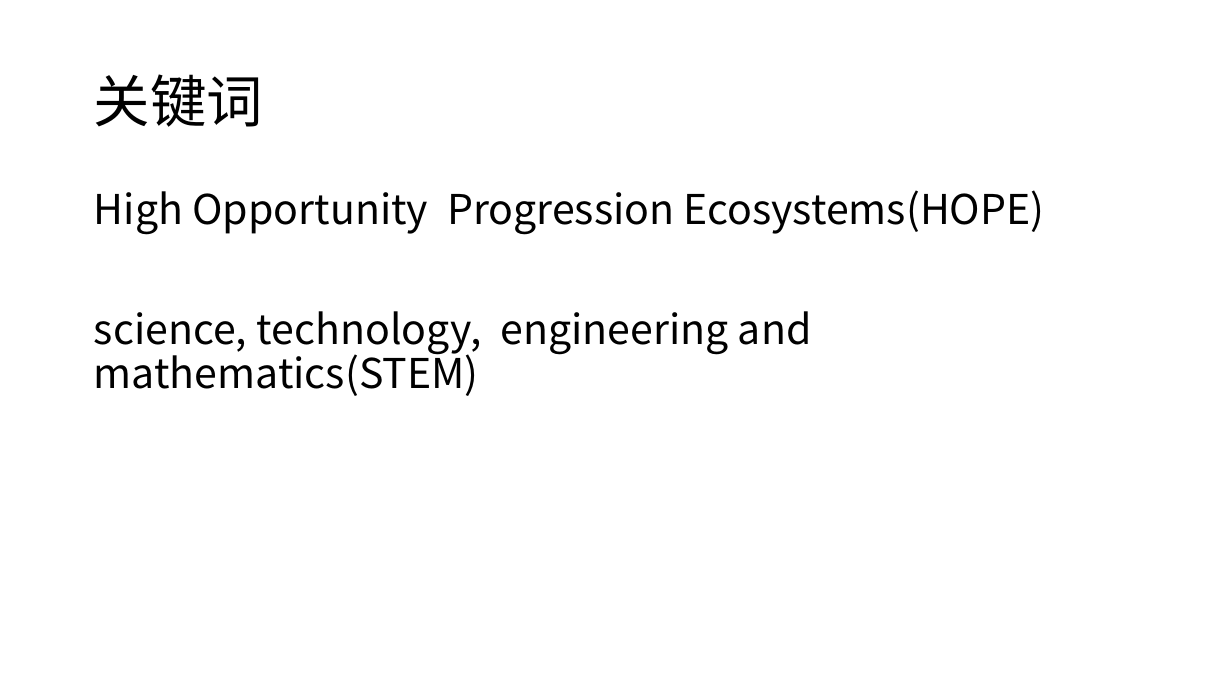
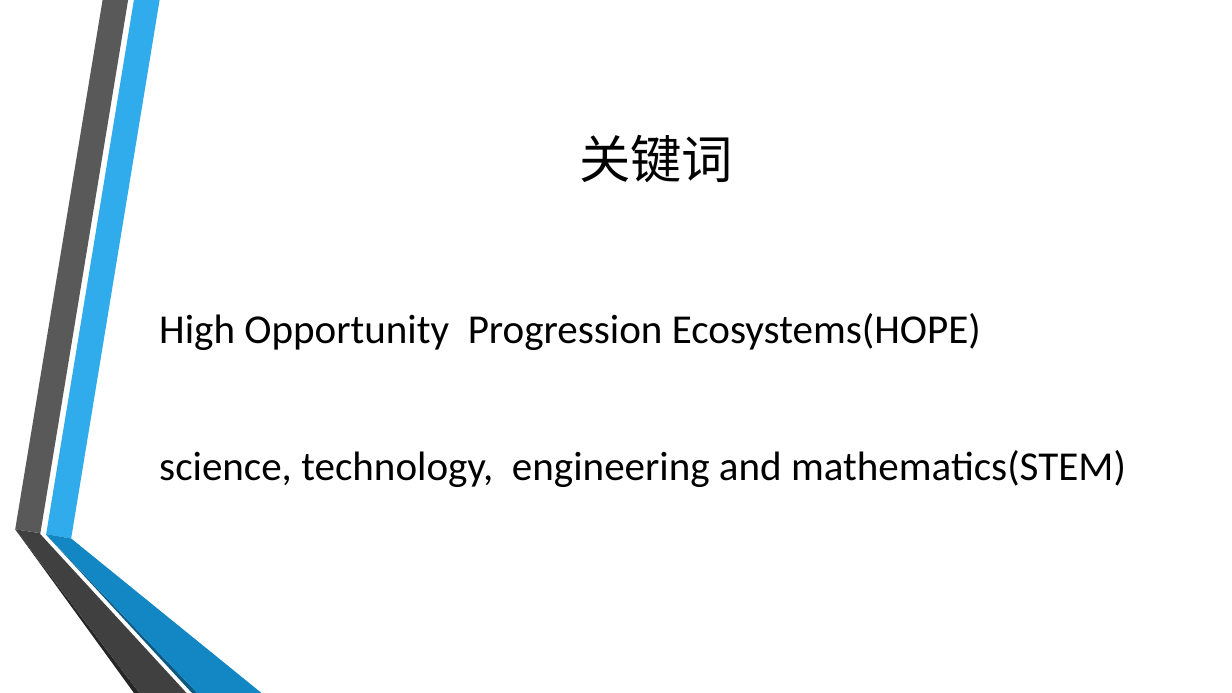
Before and after one commit to twesix/paper-notes, a slide deck: slide 2 of 201905/5-25分享.pptx. Drawn at 1232x693 pixels with LibreOffice and Linux fonts; fonts in the diff are those of the drawing; background and template pictures are left out. Boxes give left, top, right and bottom in pixels: in the first picture for what was removed or moved away, otherwise in the second. Text is boxed around its words. In the diff, an @@ line names an element or a change of style, - is before the commit and + after.

```diff
--- a/201905/5-25分享.pptx
+++ b/201905/5-25分享.pptx
@@ title "关键词": place and size @@
-title "关键词" at [94,74,263,127]
+title "关键词" at [579,135,733,182]
@@ title "关键词" at [579,135,733,182]: size 44 to 40 pt, font Noto Sans CJK SC to Calibri; alignment left to centre; line spacing 0.9 to 1 @@
@@ text "High Opportunity Progression Ecosystems(HOPE)": place and size @@
-text "High Opportunity Progression Ecosystems(HOPE)" at [94,190,1045,396]
+text "High Opportunity Progression Ecosystems(HOPE)" at [159,313,1126,487]
@@ text "High Opportunity Progression Ecosystems(HOPE)" at [159,313,1126,487]: font Noto Sans CJK SC to Calibri; line spacing 0.9 to 1; more space between paragraphs; vertical alignment top to middle @@
@@ group added at [15,0,262,693]: 6 freeform shapes @@
```
Also in this commit, not shown: 11 other slides changed.
